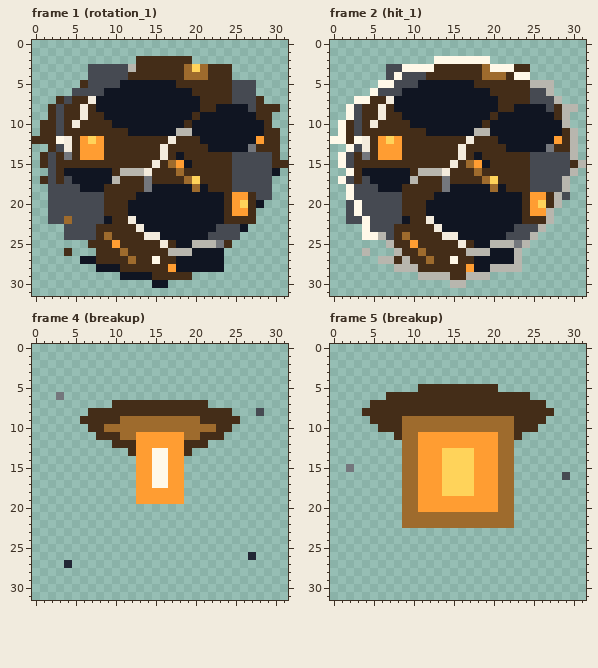
One commit to this pixel-art file: assets/sources/enemies/big_asteroid.ase. The picture above is the old version.
32x32 pixels, 18 frames. Shown: frame 1 (rotation_1), frame 2 (hit_1), frame 4 (breakup), frame 5 (breakup). The commit also changed other frames, which this record leaves out.
Once edited:
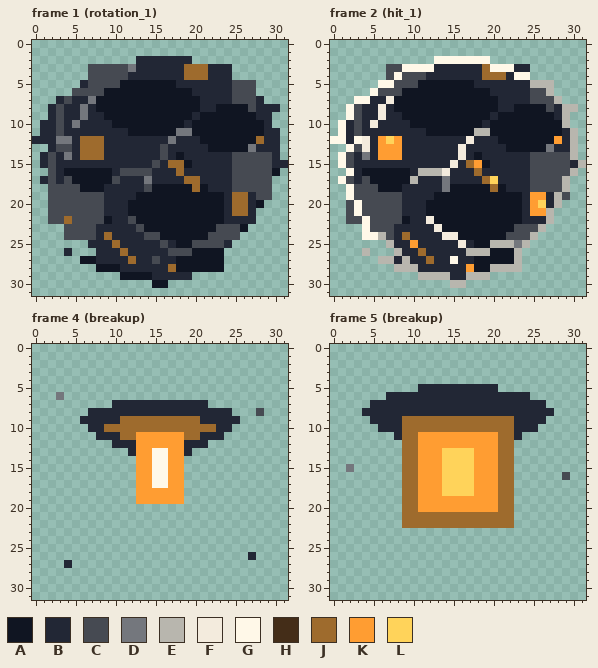
Palette (. is transparent): A #101522  B #222735  C #464a52  D #74777d  E #b8b6ae  F #f3ebdd  G #fff8e8  H #442d18  J #9e6b2d  K #ff9d32  L #ffd35a
From the commit log: feat(art): preserve dark space sprites and test libraries
Change:
layer "Finished Variants/Original Preferred - E" now hidden
layer "Finished Variants/Original Preferred - D" now shown
--- frame 1 (rotation_1), layer "Finished Variants/Original Preferred - D"
@@ x 0..31 @@
  1 ................................
- 2 .............HHHHHHH............
- 3 .......CCCCCEHHHHHHJLJHHH.......
- 4 .......CCCCCHHHHHHHJJJHHH.......
- 5 ......HCCCCAAAAAAAHHHHHHHCCC....
- 6 .....CCCCAAAAAAAAAAAHHHHHCCC....
- 7 ...HCHHFAAAAAAAAAAAAAHHHHCCCH...
- 8 ..HCHHFHAAAAAAAAAAAAAHHAAAACHHH.
- 9 ..HCHHFHHAAAAAAAAAAAHAAAAAAAHH..
-10 .HHCHFHHHHAAAAAAAAAHAAAAAAAAAH..
-11 .HHCHHHHHHHHAAAAAAEEAAAAAAAAAHH.
-12 HHHGFHKLKHHHHHHHHFHHHAAAAAAAKHH.
-13 ..HCFHKKKHHHHHHHFHHHHHAAAAADHHH.
-14 .HCHDHKKKHHHHHHHFHAHHHHHHCCCCCH.
-15 .HCHHHHHHHHHHHHFHJKAHHHHHCCCCCHH
-16 ..CHAAAAAAHEEEFHHHJHHHHHHCCCCCA.
-17 .HCHCAAAAAEHHHDHHHHJLHHHHCCCCC..
-18 ..CCCCAAAHHHHHDAAAAAJAHHHCCCCC..
-19 ..CCCCCCCHHHHAAAAAAAAAAAHKKHCC..
-20 ..CCCCCCCHHHAAAAAAAAAAAAHKLHA...
-21 ..CCCCCCCHHHAAAAAAAAAAAAHKKH....
-22 ..CCJCCCCAHHFAAAAAAAAAAAHHHH....
-23 ....CCCCHHHHHFAAAAAAAAACCCA.....
-24 ....CCCCHJHHHHFFAAAAAACCCC......
-25 .......HHHKHHHHHFHAAEEEDH.......
-26 ....H...HHHJHHHHHEEEAAAA........
-27 ......AAHHHHJHHGHHAAAAAA........
-28 ........AAAHHHHHHKAAAAAA........
-29 ...........AAAAHHHHH............
+ 2 .............BBBBBBB............
+ 3 .......CCCCCDBBBBBBJJJBBB.......
+ 4 .......CCCCCBBBBBBBJJJBBB.......
+ 5 ......BCCCCAAAAAAABBBBBBBCCC....
+ 6 .....CCCCAAAAAAAAAAABBBBBCCC....
+ 7 ...BCBBDAAAAAAAAAAAAABBBBCCCB...
+ 8 ..BCBBDBAAAAAAAAAAAAABBAAAACBBB.
+ 9 ..BCBBDBBAAAAAAAAAAABAAAAAAABB..
+10 .BBCBDBBBBAAAAAAAAABAAAAAAAAAB..
+11 .BBCBBBBBBBBAAAAAADDAAAAAAAAABB.
+12 BBBDDBJJJBBBBBBBBDBBBAAAAAAAJBB.
+13 ..BCCBJJJBBBBBBBCBBBBBAAAAADBBB.
+14 .BCBDBJJJBBBBBBBCBABBBBBBCCCCCB.
+15 .BCBBBBBBBBBBBBCBJJABBBBBCCCCCBB
+16 ..CBAAAAAABCCCCBBBJBBBBBBCCCCCA.
+17 .BCBCAAAAACBBBDBBBBJJBBBBCCCCC..
+18 ..CCCCAAABBBBBCAAAAAJABBBCCCCC..
+19 ..CCCCCCCBBBBAAAAAAAAAAABJJBCC..
+20 ..CCCCCCCBBBAAAAAAAAAAAABJJBA...
+21 ..CCCCCCCBBBAAAAAAAAAAAABJJB....
+22 ..CCJCCCCABBCAAAAAAAAAAABBBB....
+23 ....CCCCBBBBBCAAAAAAAAACCCA.....
+24 ....CCCCBJBBBBCCAAAAAACCCC......
+25 .......BBBJBBBBBCBAACCCCB.......
+26 ....B...BBBJBBBBBCCCAAAA........
+27 ......AABBBBJBBCBBAAAAAA........
+28 ........AAABBBBBBJAAAAAA........
+29 ...........AAAABBBBB............
 30 ...............AA...............
--- frame 2 (hit_1), layer "Finished Variants/Original Preferred - D"
@@ x 0..31 @@
  2 .............GGGGGGG............
- 3 .......CCGGGGHHHHHHJGGGHH.......
- 4 .......CGCCCHHHHHHHJJJHGG.......
- 5 ......GGCCCAAAAAAAHHHHHHHEEE....
- 6 .....GCCCAAAAAAAAAAAHHHHHCCE....
- 7 ...GGHHFAAAAAAAAAAAAAHHHHCCCE...
- 8 ..GCHHFHAAAAAAAAAAAAAHHAAAACHEE.
- 9 ..GCHHFHHAAAAAAAAAAAHAAAAAAAHE..
-10 .GHCHFHHHHAAAAAAAAAHAAAAAAAAAE..
-11 .GHCHHHHHHHHAAAAAAEEAAAAAAAAAHE.
-12 GGHGFHKLKHHHHHHHHFHHHAAAAAAAKHE.
-13 ..GCFHKKKHHHHHHHFHHHHHAAAAADHHE.
-14 .GCHDHKKKHHHHHHHFHAHHHHHHCCCCCE.
-15 .GCHHHHHHHHHHHHFHJKAHHHHHCCCCCHE
-16 ..GHAAAAAAHEEEFHHHJHHHHHHCCCCCE.
-17 .GCHCAAAAAEHHHDHHHHJLHHHHCCCCE..
-18 ..GCCCAAAHHHHHDAAAAAJAHHHCCCCE..
-19 ..GCCCCCCHHHHAAAAAAAAAAAHKKHEC..
-20 ..CGCCCCCHHHAAAAAAAAAAAAHKLHE...
-21 ..CGCCCCCHHHAAAAAAAAAAAAHKKE....
-22 ..CCGCCCCAHHFAAAAAAAAAAAHHHE....
-23 ....GCCCHHHHHFAAAAAAAAACCCE.....
-24 ....GGECHJHHHHFFAAAAAACCCE......
-25 .......EHHKHHHHHFHAAEEEDE.......
-26 ....E...EHHJHHHHHEEEAAAE........
-27 ......EEHEHHJHHGHHAAAAAE........
-28 ........EEEHHHHHHKAAEEEE........
-29 ...........EEEEHHEEE............
+ 3 .......CCGGGGBBBBBBJGGGBB.......
+ 4 .......CGCCCBBBBBBBJJJBGG.......
+ 5 ......GGCCCAAAAAAABBBBBBBEEE....
+ 6 .....GCCCAAAAAAAAAAABBBBBCCE....
+ 7 ...GGBBFAAAAAAAAAAAAABBBBCCCE...
+ 8 ..GCBBFBAAAAAAAAAAAAABBAAAACBEE.
+ 9 ..GCBBFBBAAAAAAAAAAABAAAAAAABE..
+10 .GBCBFBBBBAAAAAAAAABAAAAAAAAAE..
+11 .GBCBBBBBBBBAAAAAAEEAAAAAAAAABE.
+12 GGBGFBKLKBBBBBBBBFBBBAAAAAAAKBE.
+13 ..GCFBKKKBBBBBBBFBBBBBAAAAADBBE.
+14 .GCBDBKKKBBBBBBBFBABBBBBBCCCCCE.
+15 .GCBBBBBBBBBBBBFBJKABBBBBCCCCCBE
+16 ..GBAAAAAABEEEFBBBJBBBBBBCCCCCE.
+17 .GCBCAAAAAEBBBDBBBBJLBBBBCCCCE..
+18 ..GCCCAAABBBBBDAAAAAJABBBCCCCE..
+19 ..GCCCCCCBBBBAAAAAAAAAAABKKBEC..
+20 ..CGCCCCCBBBAAAAAAAAAAAABKLBE...
+21 ..CGCCCCCBBBAAAAAAAAAAAABKKE....
+22 ..CCGCCCCABBFAAAAAAAAAAABBBE....
+23 ....GCCCBBBBBFAAAAAAAAACCCE.....
+24 ....GGECBJBBBBFFAAAAAACCCE......
+25 .......EBBKBBBBBFBAAEEEDE.......
+26 ....E...EBBJBBBBBEEEAAAE........
+27 ......EEBEBBJBBGBBAAAAAE........
+28 ........EEEBBBBBBKAAEEEE........
+29 ...........EEEEBBEEE............
 30 ...............EE...............
--- frame 4 (breakup), layer "Finished Variants/Original Preferred - D"
@@ x 0..31 @@
  6 ...D............................
- 7 ..........HHHHHHHHHHHH..........
- 8 .......HHHHHHHHHHHHHHHHHH...C...
- 9 ......HHHHHJJJJJJJJJJHHHHH......
-10 .......HHJJJJJJJJJJJJJJHH.......
-11 ........HHHJJKKKKKKJJHHH........
-12 ..........HHHKKKKKKHHH..........
-13 ............HKKGGKKH............
+ 7 ..........BBBBBBBBBBBB..........
+ 8 .......BBBBBBBBBBBBBBBBBB...C...
+ 9 ......BBBBBJJJJJJJJJJBBBBB......
+10 .......BBJJJJJJJJJJJJJJBB.......
+11 ........BBBJJKKKKKKJJBBB........
+12 ..........BBBKKKKKKBBB..........
+13 ............BKKGGKKB............
 14 .............KKGGKK.............
--- frame 5 (breakup), layer "Finished Variants/Original Preferred - D"
@@ x 0..31 @@
  4 ................................
- 5 ...........HHHHHHHHHH...........
- 6 .......HHHHHHHHHHHHHHHHHH.......
- 7 .....HHHHHHHHHHHHHHHHHHHHHH.....
- 8 ....HHHHHHHHHHHHHHHHHHHHHHHH....
- 9 .....HHHHJJJJJJJJJJJJJJHHHH.....
-10 ......HHHJJJJJJJJJJJJJJHHH......
-11 ........HJJKKKKKKKKKKJJH........
+ 5 ...........BBBBBBBBBB...........
+ 6 .......BBBBBBBBBBBBBBBBBB.......
+ 7 .....BBBBBBBBBBBBBBBBBBBBBB.....
+ 8 ....BBBBBBBBBBBBBBBBBBBBBBBB....
+ 9 .....BBBBJJJJJJJJJJJJJJBBBB.....
+10 ......BBBJJJJJJJJJJJJJJBBB......
+11 ........BJJKKKKKKKKKKJJB........
 12 .........JJKKKKKKKKKKJJ.........
